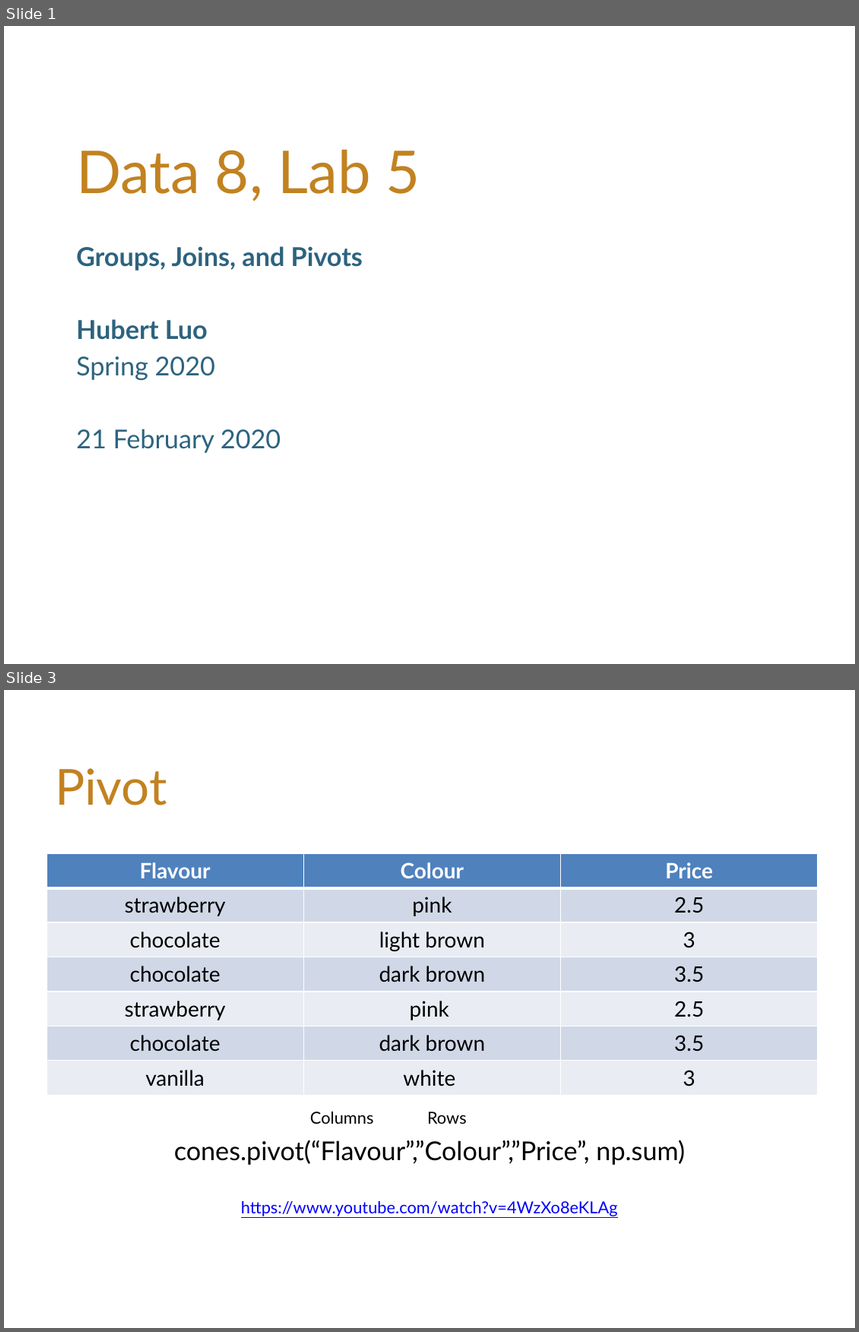
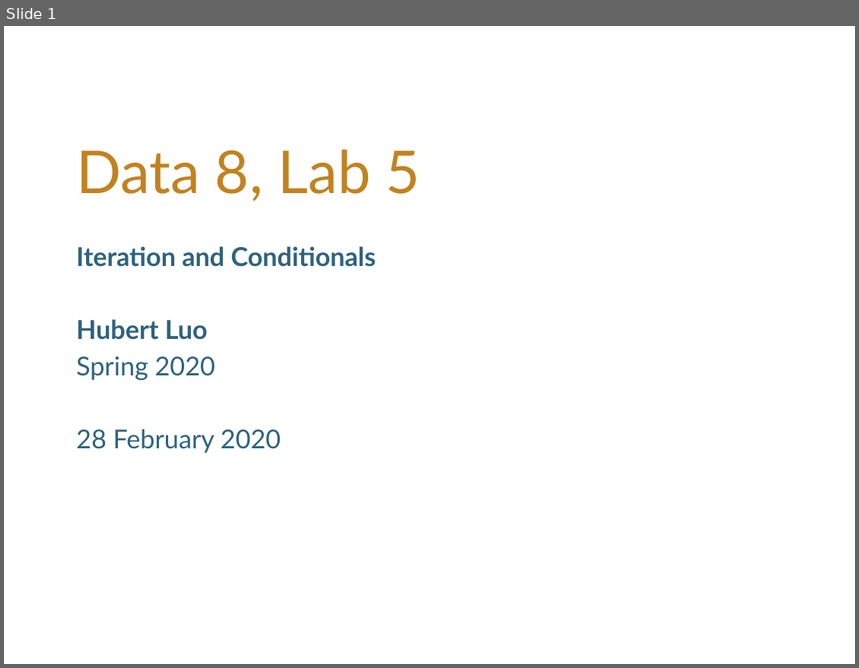
Before and after one commit to hLuo27/teaching, a slide deck: data8/slides/sp20_lab5.pptx. Shown one above the other, each under a label of ours: slides 1 and 3 before the commit, slide 1 after it; the slides between them are not shown. The pictures are 859x1332 and 859x668 pixels, drawn with LibreOffice and Linux fonts; fonts in the diff are those of the drawing; background and template pictures are left out. Boxes give left, top, right and bottom in pixels: in the first picture for what was removed or moved away, otherwise in the second. Text is boxed around its words. In the diff, an @@ line names an element or a change of style, - is before the commit and + after.

```diff
--- a/data8/slides/sp20_lab5.pptx
+++ b/data8/slides/sp20_lab5.pptx
@@ slide 3 removed at <box>4,690,855,1328</box>, background #FFFFFF @@
@@ title removed at <box>55,768,167,806</box> @@
-Pivot
@@ table removed at <box>47,853,818,1095</box>, 7 rows, 3 columns @@
-Flavour | Colour | Price
-strawberry | pink | 2.5
-chocolate | light brown | 3
-chocolate | dark brown | 3.5
-strawberry | pink | 2.5
-chocolate | dark brown | 3.5
-vanilla | white | 3
@@ text removed at <box>310,1112,374,1124</box> @@
-Columns
@@ text removed at <box>427,1112,467,1124</box> @@
-Rows
@@ text removed at <box>174,1140,685,1217</box> @@
-cones.pivot(“Flavour”,”Colour”,”Price”, np.sum)
-https://www.youtube.com/watch?v=4WzXo8eKLAg
@@ slide 1 changed as well @@
@@ subtitle at <box>76,246,376,267</box>: text changed @@
-Groups, Joins, and Pivots
+Iteration and Conditionals
@@ subtitle at <box>76,429,281,453</box>: text changed @@
-21 February 2020
+28 February 2020
```
Also in this commit, not shown: 1 other slide changed, 1 slide added, 2 other slides removed, 3 other files.
